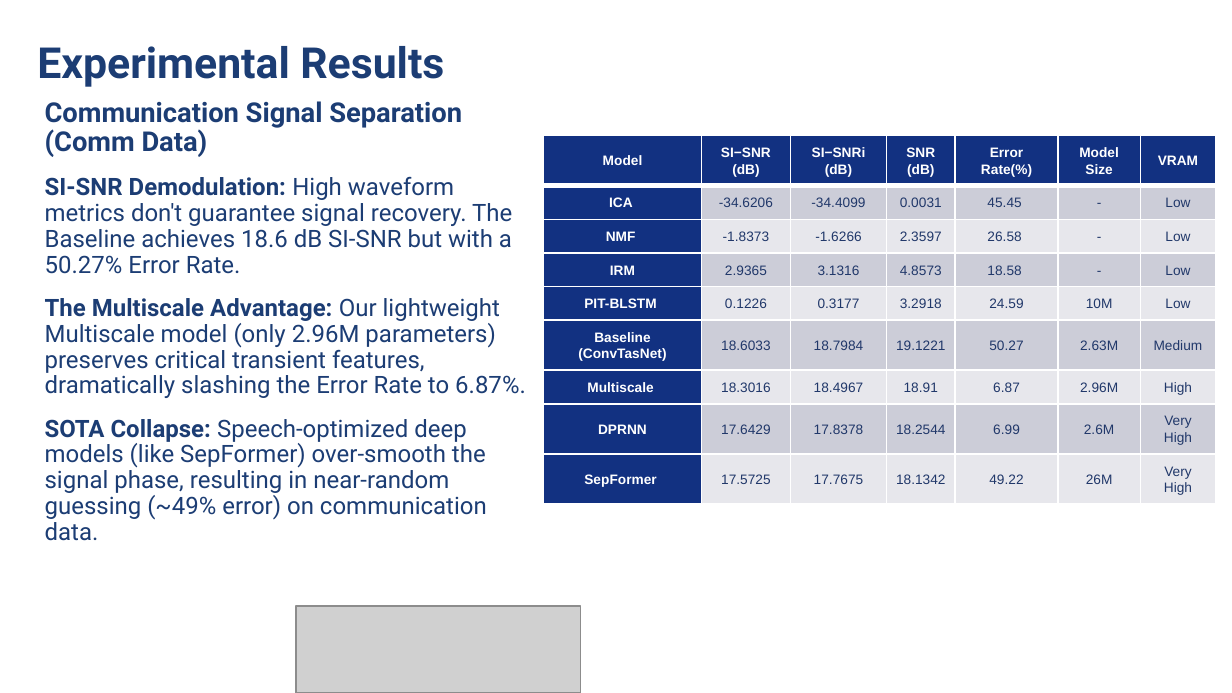
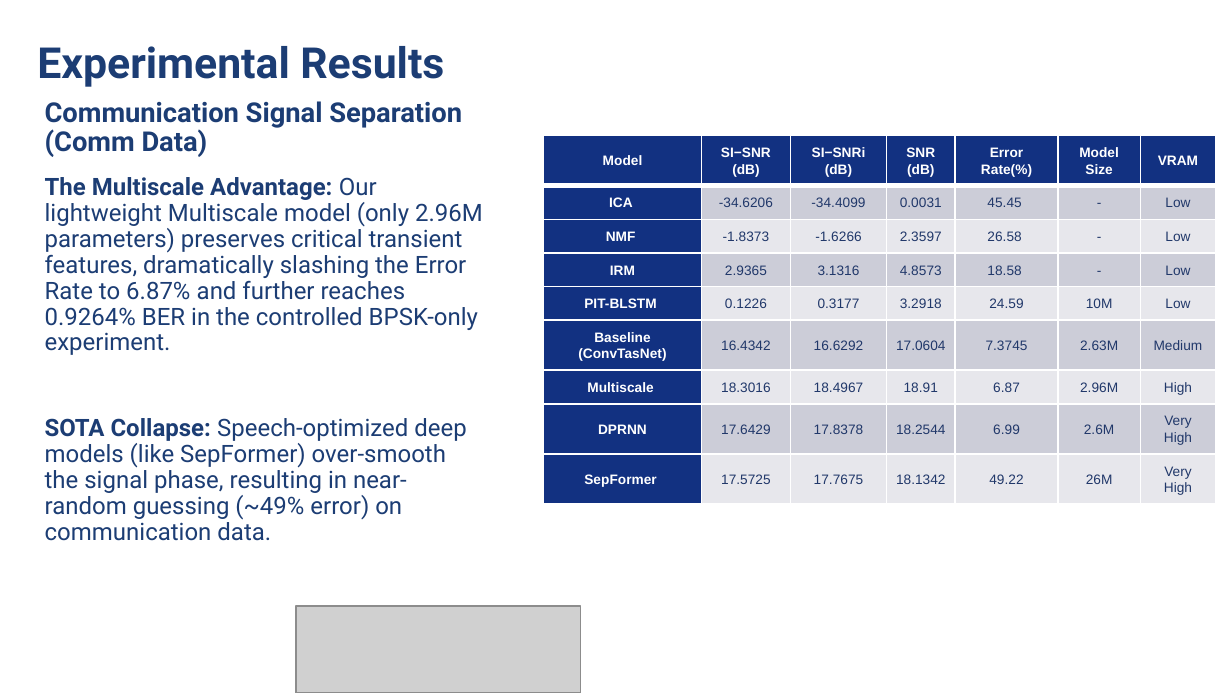
Before and after one commit to Keeper0824/Research-on-Blind-Source-Separation-Based-on-Time-Domain-Masking, a slide deck: slide 12 of Documents/Sun Haoran_2022213462_FinalViva.pptx. Drawn at 1232x693 pixels with LibreOffice and Linux fonts; fonts in the diff are those of the drawing; grey boxes stand for pictures; background and template pictures are left out. Boxes give left, top, right and bottom in pixels: in the first picture for what was removed or moved away, otherwise in the second. Text is boxed around its words. In the diff, an @@ line names an element or a change of style, - is before the commit and + after.

```diff
--- a/Documents/Sun Haoran_2022213462_FinalViva.pptx
+++ b/Documents/Sun Haoran_2022213462_FinalViva.pptx
@@ table at (x1=543, y1=136, x2=1216, y2=510) @@
-row 6: Baseline (ConvTasNet) | 18.6033 | 18.7984 | 19.1221 | 50.27 | 2.63M | Medium
+row 6: Baseline (ConvTasNet) | 16.4342 | 16.6292 | 17.0604 | 7.3745 | 2.63M | Medium
@@ text at (x1=45, y1=177, x2=483, y2=355): text changed @@
-SI-SNR Demodulation: High waveform metrics don't guarantee signal recovery. The Baseline achieves 18.6 dB SI-SNR but with a 50.27% Error Rate.
-The Multiscale Advantage: Our lightweight Multiscale model (only 2.96M parameters) preserves critical transient features, dramatically slashing the Error Rate to 6.87%.
+The Multiscale Advantage: Our lightweight Multiscale model (only 2.96M parameters) preserves critical transient features, dramatically slashing the Error Rate to 6.87% and further reaches 0.9264% BER in the controlled BPSK-only experiment.
```
Also in this commit, not shown: 3 other slides changed, 3 other files.
